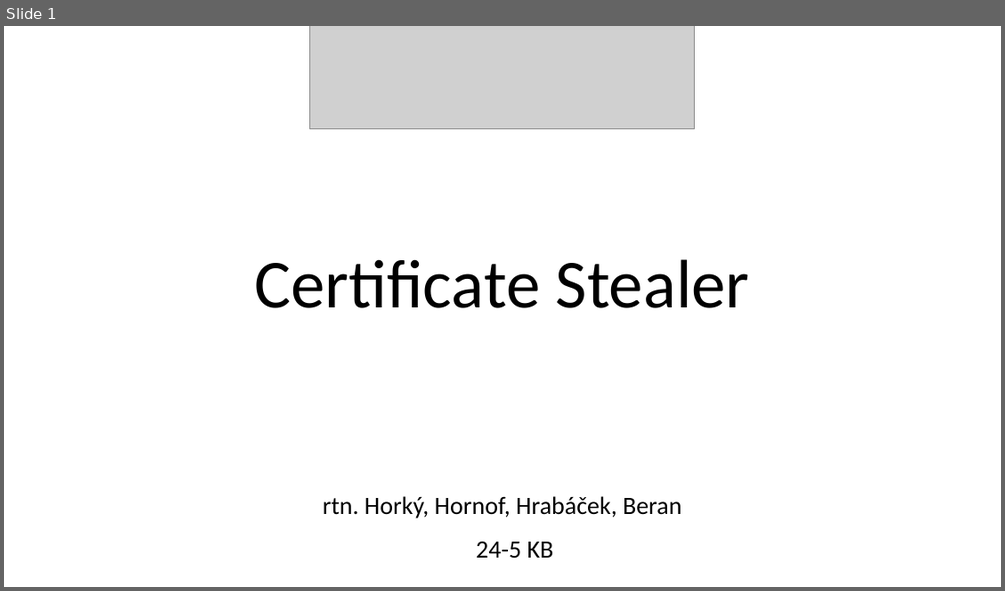
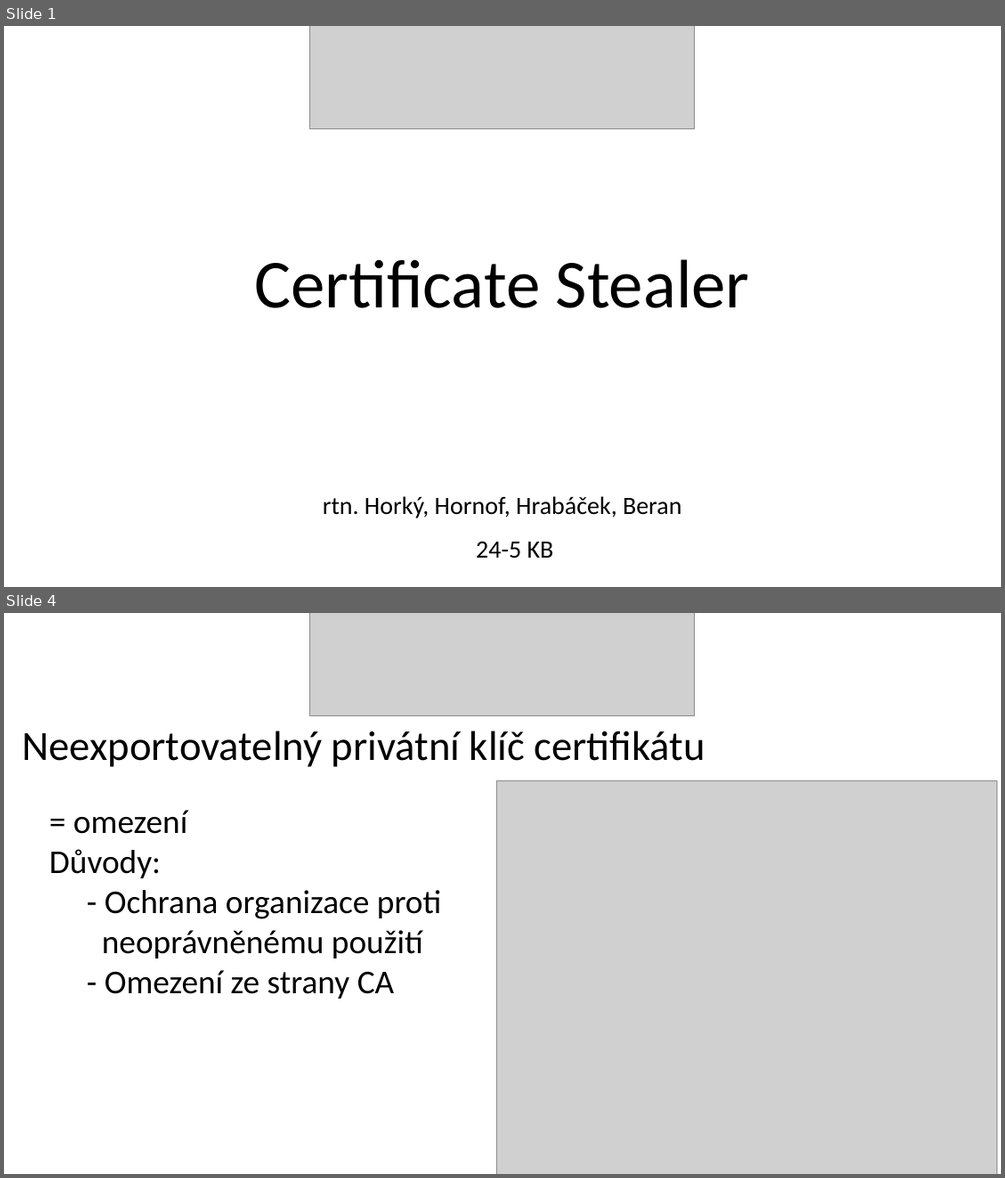
Before and after one commit to Lubos-source/CertificateStealer, a slide deck: doc/SnakeBite.pptx. Shown one above the other, each under a label of ours: slide 1 before the commit, slides 1 and 4 after it; the slides between them are not shown. The pictures are 1005x591 and 1005x1178 pixels, drawn with LibreOffice and Linux fonts; fonts in the diff are those of the drawing; grey boxes stand for pictures. Boxes give left, top, right and bottom in pixels: in the first picture for what was removed or moved away, otherwise in the second. Text is boxed around its words. In the diff, an @@ line names an element or a change of style, - is before the commit and + after.

```diff
--- a/doc/SnakeBite.pptx
+++ b/doc/SnakeBite.pptx
@@ slide 4 added at bbox=[4, 613, 1001, 1174], background #FFFFFF @@
@@ picture added at bbox=[310, 613, 695, 715] @@
@@ text added at bbox=[23, 730, 705, 767], 40 pt, text #000000 @@
+Neexportovatelný privátní klíč certifikátu
@@ picture added at bbox=[497, 780, 997, 1174] @@
@@ text added at bbox=[49, 810, 442, 998], 32 pt, text #000000 @@
+= omezení
+Důvody:
+- Ochrana organizace proti neoprávněnému použití
+- Omezení ze strany CA
```
Also in this commit, not shown: 3 slides changed, 3 other slides added, 1 slide removed.
